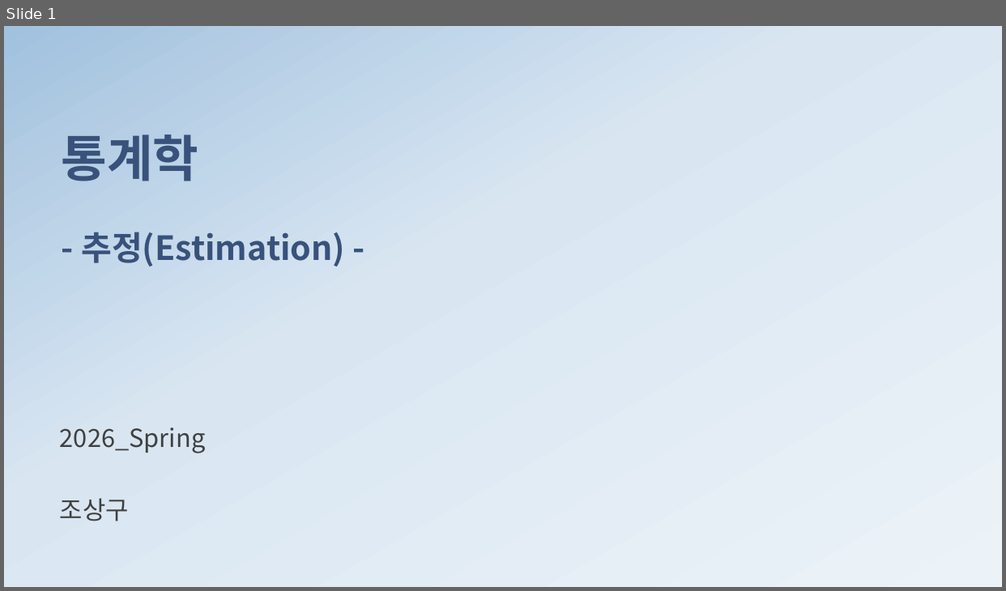
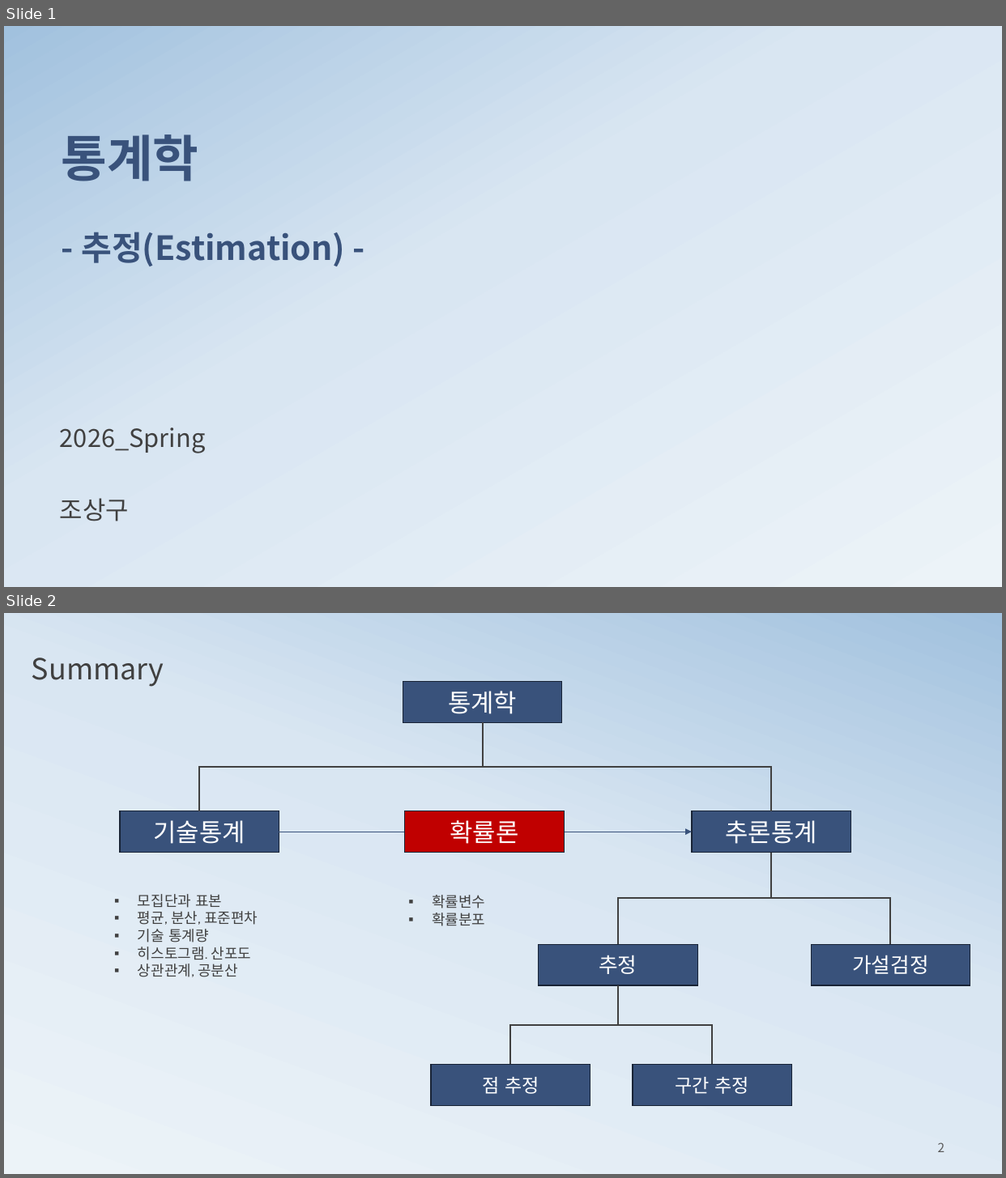
Before and after one commit to ancestor9/mathematics-for-machine-learning, a slide deck: 4_Estimation.pptx. Shown one above the other, each under a label of ours: slide 1 before the commit, slides 1 and 2 after it. The pictures are 1006x591 and 1006x1178 pixels, drawn with LibreOffice and Linux fonts; fonts in the diff are those of the drawing; background and template pictures are left out. Boxes give left, top, right and bottom in pixels: in the first picture for what was removed or moved away, otherwise in the second. Text is boxed around its words. In the diff, an @@ line names an element or a change of style, - is before the commit and + after.

```diff
--- a/4_Estimation.pptx
+++ b/4_Estimation.pptx
@@ slide 2 added at (x1=4, y1=613, x2=1002, y2=1174), background gradient #ECF3F8 to #D9E6F2 to #A1C1DE @@
@@ text added at (x1=32, y1=658, x2=164, y2=687), 28 pt, text #404040 @@
+Summary
@@ rectangle added at (x1=403, y1=682, x2=562, y2=723), fill #39527B, outline #192436 1 pt, 24 pt, text #FFFFFF @@
+통계학
@@ elbow line added from (483, 723) to (199, 811), #404040 1.5 pt @@
@@ elbow line added from (483, 723) to (771, 811), #404040 1.5 pt @@
@@ rectangle added at (x1=120, y1=811, x2=279, y2=853), fill #39527B, outline #192436 1 pt, 24 pt, text #FFFFFF @@
+기술통계
@@ rectangle added at (x1=404, y1=811, x2=564, y2=853), fill #C00000, outline #192436 1 pt, 24 pt, text #FFFFFF @@
+확률론
@@ rectangle added at (x1=691, y1=811, x2=850, y2=853), fill #39527B, outline #192436 1 pt, 24 pt, text #FFFFFF @@
+추론통계
@@ arrow added from (279, 832) to (691, 832), #39527B 0.5 pt @@
@@ elbow line added from (771, 853) to (618, 944), #404040 1.5 pt @@
@@ elbow line added from (771, 853) to (890, 944), #404040 1.5 pt @@
@@ text added at (x1=138, y1=894, x2=258, y2=977), 14 pt, text #404040 @@
+▪ 모집단과 표본
+▪ 평균, 분산, 표준편차
+▪ 기술 통계량
+▪ 히스토그램. 산포도
+▪ 상관관계, 공분산
@@ text added at (x1=432, y1=895, x2=485, y2=926), 14 pt, text #404040 @@
+▪ 확률변수
+▪ 확률분포
@@ rectangle added at (x1=539, y1=944, x2=698, y2=986), fill #39527B, outline #192436 1 pt, 20 pt, text #FFFFFF @@
+추정
@@ rectangle added at (x1=811, y1=944, x2=970, y2=986), fill #39527B, outline #192436 1 pt, 20 pt, text #FFFFFF @@
+가설검정
@@ elbow line added from (618, 986) to (511, 1064), #404040 1.5 pt @@
@@ elbow line added from (618, 986) to (712, 1064), #404040 1.5 pt @@
@@ rectangle added at (x1=431, y1=1064, x2=590, y2=1105), fill #39527B, outline #192436 1 pt, 18 pt, text #FFFFFF @@
+점 추정
@@ rectangle added at (x1=633, y1=1064, x2=792, y2=1105), fill #39527B, outline #192436 1 pt, 18 pt, text #FFFFFF @@
+구간 추정
@@ page number added at (x1=938, y1=1143, x2=945, y2=1152), 12 pt, text #595959 @@
+2
```
Also in this commit, not shown: 9 slides changed, 10 other slides added, 7 slides removed.
